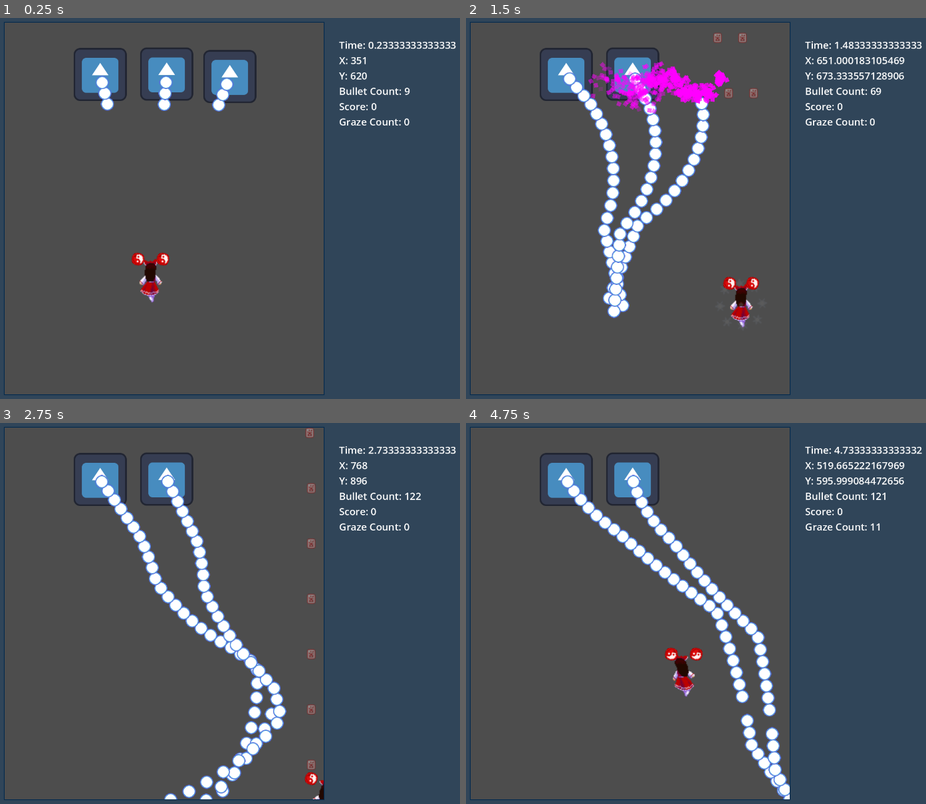
Above: before the commit, frames 1-4 (two rows, left to right).
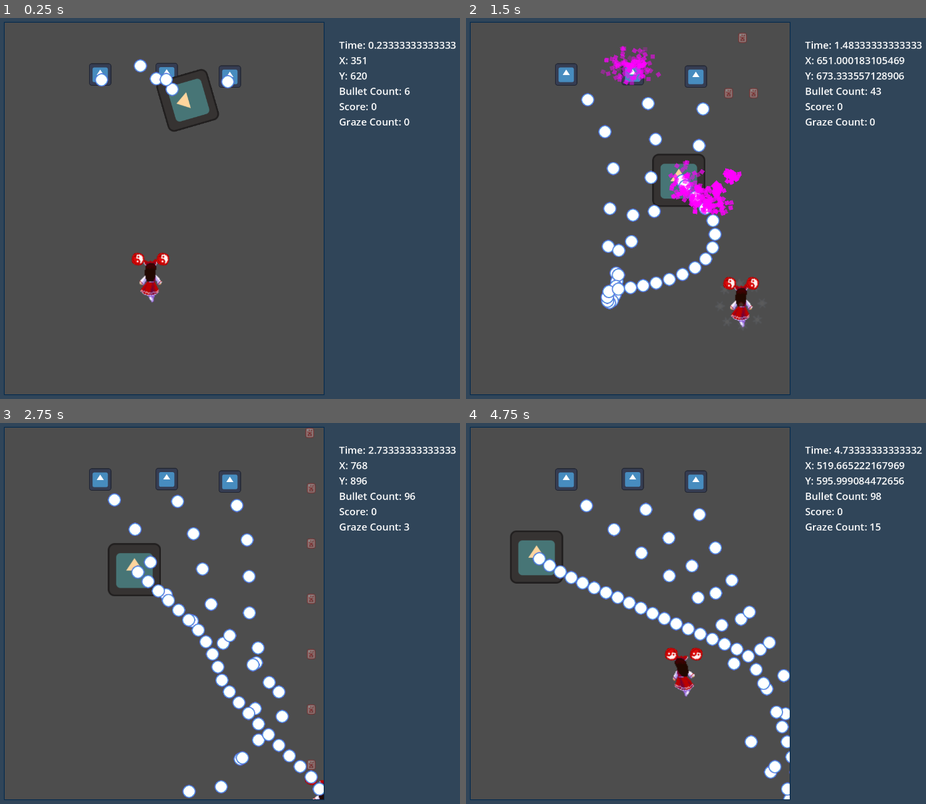
Above: after the commit, the same moments.

Repository: StahlReyn/th-bullet-test
Game: Godot game, scene res://gamestate/gamemain.tscn
The game is run twice, just before and just after one commit, with the same random seed, the same clock (stepped at 60 frames per second) and the same inputs. The engine's default icon, where the game draws it, is replaced by a stand-in: a white triangle on a blue panel in a dark square.
Inputs:
- Up to frame 1 (0.25 s): no input
- Up to frame 2 (1.5 s): hold Right (move_right) 0.53-1.28 s; hold Z (shoot) 0.53-1.28 s; hold Down (move_down) from 1.28 s (still down); tap Shift (focus) at 1.35 s
- Up to frame 3 (2.75 s): tap Z (shoot) at 1.55 s; release Down (move_down) at 2.03 s; hold Right (move_right) from 2.03 s (still down); hold Z (shoot) from 2.03 s (still down)
- Up to frame 4 (4.75 s): release Right (move_right) at 2.78 s; release Z (shoot) at 2.78 s; hold Up (move_up) 2.78-3.53 s; tap Z (shoot) at 2.85, 3.8, 4.35 s; hold Shift (focus) 3.53-4.28 s; hold Left (move_left) from 3.53 s (still down)

The runs differ from the first frame. In frame 1, 4.1% of the frame differs, in the area x 16-90%, y 7-30%; in frame 2, 9.3%; in frame 3, 8.3%; in frame 4, 9.4%, in the area x 9-92%, y 7-99%.

Commit message:
enemy support animation as path

Diff:
--- a/gamestate/gameview.tscn
+++ b/gamestate/gameview.tscn
@@ -1,10 +1,11 @@
-[gd_scene load_steps=6 format=3 uid="uid://btg4d8khha007"]
+[gd_scene load_steps=7 format=3 uid="uid://btg4d8khha007"]
 
 [ext_resource type="Script" path="res://gamestate/hud/gameview.gd" id="1_dyv06"]
 [ext_resource type="PackedScene" uid="uid://dopo8g5mkyblm" path="res://scripts/character/player.tscn" id="1_u7skv"]
 [ext_resource type="PackedScene" uid="uid://ciofssv5xc11h" path="res://scripts/character/enemy_test.tscn" id="2_4xvup"]
 [ext_resource type="Script" path="res://scripts/bullet_container.gd" id="4_q2e0v"]
 [ext_resource type="Script" path="res://scripts/effect_container.gd" id="5_fx8wi"]
+[ext_resource type="PackedScene" uid="uid://clrod6py644iu" path="res://scripts/character/enemy_test_2.tscn" id="6_thyhd"]
 
 [node name="Gameview" type="Node2D" groups=["game_view"]]
 script = ExtResource("1_dyv06")
@@ -27,4 +28,6 @@
 [node name="EffectContainer" type="Node2D" parent="." groups=["effect_container"]]
 script = ExtResource("5_fx8wi")
 
+[node name="EnemyTest2" parent="." instance=ExtResource("6_thyhd")]
+
 [connection signal="body_entered" from="Player" to="Player" method="_on_body_entered"]
--- a/scripts/character/enemy.gd
+++ b/scripts/character/enemy.gd
@@ -1,5 +1,15 @@
 class_name Enemy
 extends Character
+
+@export var animation_player : AnimationPlayer
+
+func _ready() -> void:
+	super()
+	if animation_player:
+		animation_player.play("default")
+
+func _process(delta: float) -> void:
+	super(delta)
 
 func do_death():
 	print("DEATH!")
--- a/scripts/character/enemy_test.tscn
+++ b/scripts/character/enemy_test.tscn
@@ -17,16 +17,18 @@
 }]
 
 [sub_resource type="CircleShape2D" id="CircleShape2D_t7bub"]
-radius = 76.0263
+radius = 31.0161
 
-[node name="EnemyTest" type="Area2D" node_paths=PackedStringArray("main_collision")]
+[node name="EnemyTest" type="Area2D" node_paths=PackedStringArray("main_anim_sprite", "main_collision")]
 collision_layer = 0
 collision_mask = 8
 script = ExtResource("1_p451m")
+main_anim_sprite = NodePath("AnimatedSprite2D")
 main_collision = NodePath("CollisionShape2D")
 mhp = 10
 
 [node name="AnimatedSprite2D" type="AnimatedSprite2D" parent="."]
+scale = Vector2(0.42, 0.42)
 sprite_frames = SubResource("SpriteFrames_y3i8h")
 
 [node name="CollisionShape2D" type="CollisionShape2D" parent="."]
@@ -36,5 +38,6 @@
 script = ExtResource("3_kul0l")
 
 [node name="ShooterTest" parent="ShooterContainer" instance=ExtResource("4_21boi")]
+cooldown = 0.2
 
 [connection signal="area_entered" from="." to="." method="_on_area_entered"]
--- /dev/null
+++ b/scripts/character/enemy_test_2.tscn
@@ -0,0 +1,111 @@
+[gd_scene load_steps=10 format=3 uid="uid://clrod6py644iu"]
+
+[ext_resource type="Script" path="res://scripts/character/enemy.gd" id="1_adryj"]
+[ext_resource type="Texture2D" uid="uid://b2wsxd72kbhxl" path="res://icon.svg" id="2_fmx36"]
+[ext_resource type="Script" path="res://scripts/shooter_container.gd" id="3_yexrn"]
+[ext_resource type="PackedScene" uid="uid://doiombwegy5ru" path="res://scripts/shooters/shooter_test.tscn" id="4_xm444"]
+
+[sub_resource type="SpriteFrames" id="SpriteFrames_rfmqn"]
+animations = [{
+"frames": [{
+"duration": 1.0,
+"texture": ExtResource("2_fmx36")
+}],
+"loop": true,
+"name": &"default",
+"speed": 5.0
+}]
+
+[sub_resource type="CircleShape2D" id="CircleShape2D_uv7br"]
+radius = 76.0263
+
+[sub_resource type="Animation" id="Animation_xtg15"]
+resource_name = "default"
+length = 10.0
+step = 0.1
+tracks/0/type = "value"
+tracks/0/imported = false
+tracks/0/enabled = true
+tracks/0/path = NodePath(".:position")
+tracks/0/interp = 1
+tracks/0/loop_wrap = true
+tracks/0/keys = {
+"times": PackedFloat32Array(0, 1, 10),
+"transitions": PackedFloat32Array(0.420448, 0.25, 1),
+"update": 0,
+"values": [Vector2(300, 0), Vector2(600, 400), Vector2(100, 300)]
+}
+tracks/1/type = "value"
+tracks/1/imported = false
+tracks/1/enabled = true
+tracks/1/path = NodePath(".:rotation")
+tracks/1/interp = 1
+tracks/1/loop_wrap = true
+tracks/1/keys = {
+"times": PackedFloat32Array(0, 1),
+"transitions": PackedFloat32Array(0.217638, 2.07053),
+"update": 0,
+"values": [0.0, 6.28319]
+}
+
+[sub_resource type="Animation" id="Animation_onabi"]
+length = 0.001
+step = 1.0
+tracks/0/type = "value"
+tracks/0/imported = false
+tracks/0/enabled = true
+tracks/0/path = NodePath(".:position")
+tracks/0/interp = 1
+tracks/0/loop_wrap = true
+tracks/0/keys = {
+"times": PackedFloat32Array(0),
+"transitions": PackedFloat32Array(1),
+"update": 0,
+"values": [Vector2(0, 0)]
+}
+tracks/1/type = "value"
+tracks/1/imported = false
+tracks/1/enabled = true
+tracks/1/path = NodePath(".:rotation")
+tracks/1/interp = 1
+tracks/1/loop_wrap = true
+tracks/1/keys = {
+"times": PackedFloat32Array(0),
+"transitions": PackedFloat32Array(1),
+"update": 0,
+"values": [0.0]
+}
+
+[sub_resource type="AnimationLibrary" id="AnimationLibrary_x421h"]
+_data = {
+"RESET": SubResource("Animation_onabi"),
+"default": SubResource("Animation_xtg15")
+}
+
+[node name="EnemyTest2" type="Area2D" node_paths=PackedStringArray("animation_player", "main_anim_sprite", "main_collision")]
+collision_layer = 0
+collision_mask = 8
+script = ExtResource("1_adryj")
+animation_player = NodePath("AnimationPlayer")
+main_anim_sprite = NodePath("AnimatedSprite2D")
+main_collision = NodePath("CollisionShape2D")
+mhp = 30
+
+[node name="AnimatedSprite2D" type="AnimatedSprite2D" parent="."]
+modulate = Color(1, 0.835294, 0.615686, 1)
+sprite_frames = SubResource("SpriteFrames_rfmqn")
+
+[node name="CollisionShape2D" type="CollisionShape2D" parent="."]
+shape = SubResource("CircleShape2D_uv7br")
+
+[node name="ShooterContainer" type="Node2D" parent="."]
+script = ExtResource("3_yexrn")
+
+[node name="ShooterTest" parent="ShooterContainer" instance=ExtResource("4_xm444")]
+
+[node name="AnimationPlayer" type="AnimationPlayer" parent="."]
+libraries = {
+"": SubResource("AnimationLibrary_x421h")
+}
+
+[connection signal="area_entered" from="." to="." method="_on_area_entered"]
